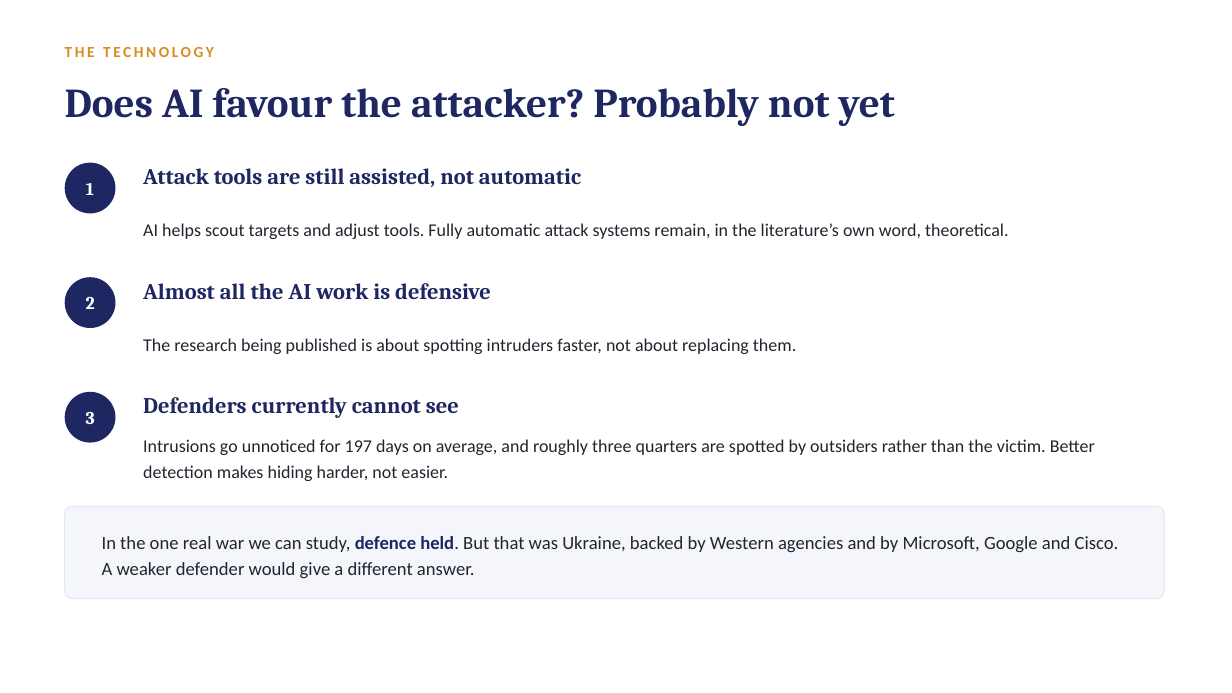
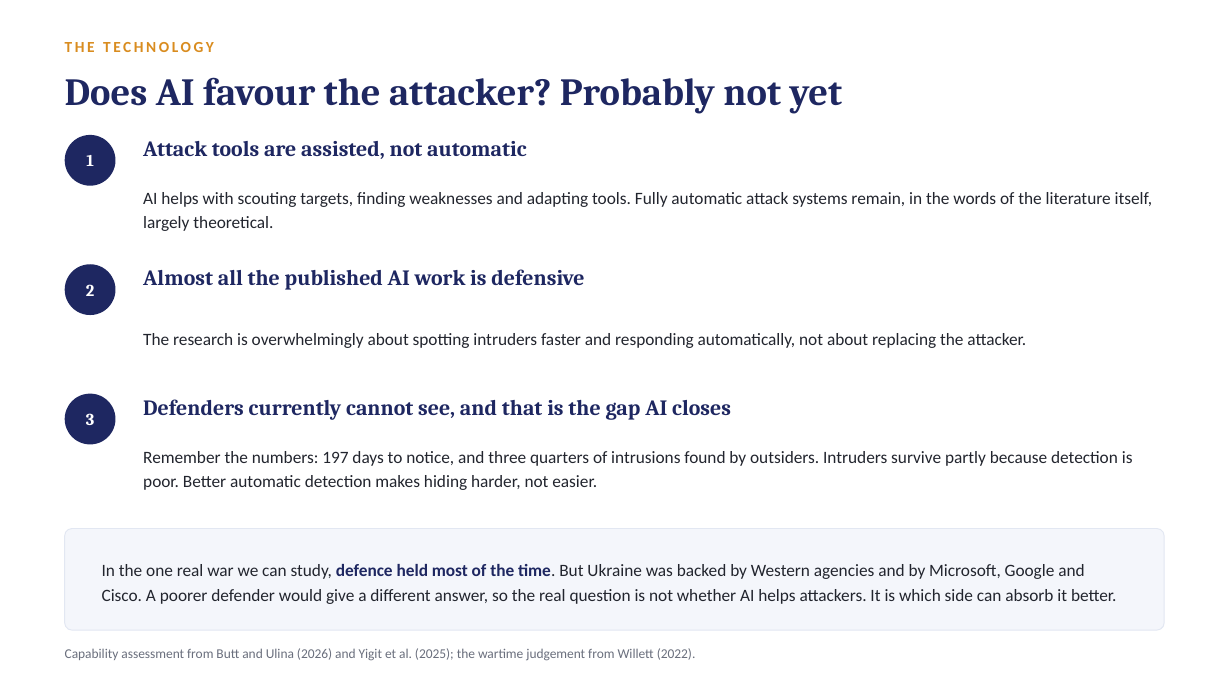
Before and after one commit to s9765fzsv8-cmyk/Claude, a slide deck: slide 9 of deck/price-of-patience.pptx (slide 7 before the commit). Drawn at 1232x693 pixels with LibreOffice and Linux fonts; fonts in the diff are those of the drawing. Boxes give left, top, right and bottom in pixels: in the first picture for what was removed or moved away, otherwise in the second. Text is boxed around its words. In the diff, an @@ line names an element or a change of style, - is before the commit and + after.

```diff
--- a/deck/price-of-patience.pptx
+++ b/deck/price-of-patience.pptx
@@ text "THE TECHNOLOGY": place and size @@
-text "THE TECHNOLOGY" at [65, 47, 214, 57]
+text "THE TECHNOLOGY" at [65, 42, 214, 52]
@@ text "Does AI favour the attacker? ..." at [65, 77, 843, 114]: size 32 to 30 pt @@
@@ size 14 to 13 pt in 3 elements at [86, 413, 94, 425], [86, 284, 94, 296], [86, 155, 94, 166] @@
@@ text "1": place and size @@
-text "1" at [86, 183, 94, 195]
+text "1" at [86, 155, 94, 166]
@@ ellipse: place and size @@
-ellipse at [65, 163, 116, 213]
+ellipse at [65, 135, 116, 186]
@@ text at [143, 141, 526, 159]: text changed; size 17.5 to 17 pt @@
-Attack tools are still assisted, not automatic
+Attack tools are assisted, not automatic
@@ text at [143, 192, 1153, 231]: text changed; size 14 to 13.5 pt @@
-AI helps scout targets and adjust tools. Fully automatic attack systems remain, in the literature’s own word, theoretical.
+AI helps with scouting targets, finding weaknesses and adapting tools. Fully automatic attack systems remain, in the words of the literature itself, largely theoretical.
@@ text "2": place and size @@
-text "2" at [86, 297, 95, 309]
+text "2" at [86, 284, 94, 296]
@@ ellipse: place and size @@
-ellipse at [65, 277, 116, 328]
+ellipse at [65, 264, 116, 315]
@@ text at [143, 269, 584, 290]: text changed; size 17.5 to 17 pt @@
-Almost all the AI work is defensive
+Almost all the published AI work is defensive
@@ text at [143, 333, 1026, 348]: text changed; size 14 to 13.5 pt @@
-The research being published is about spotting intruders faster, not about replacing them.
+The research is overwhelmingly about spotting intruders faster and responding automatically, not about replacing the attacker.
@@ text at [143, 399, 731, 420]: text changed; size 17.5 to 17 pt @@
-Defenders currently cannot see
+Defenders currently cannot see, and that is the gap AI closes
@@ text at [143, 451, 1133, 490]: text changed; size 14 to 13.5 pt @@
-Intrusions go unnoticed for 197 days on average, and roughly three quarters are spotted by outsiders rather than the victim. Better detection makes hiding harder, not easier.
+Remember the numbers: 197 days to notice, and three quarters of intrusions found by outsiders. Intruders survive partly because detection is poor. Better automatic detection makes hiding harder, not easier.
@@ rounded rectangle: place and size @@
-rounded rectangle at [65, 506, 1165, 599]
+rounded rectangle at [65, 529, 1165, 630]
@@ rounded rectangle at [65, 529, 1165, 630]: proportions changed @@
@@ text at [102, 564, 1117, 604]: text changed; size 14.5 to 13.5 pt @@
-In the one real war we can study, defence held. But that was Ukraine, backed by Western agencies and by Microsoft, Google and Cisco. A weaker defender would give a different answer.
+In the one real war we can study, defence held most of the time. But Ukraine was backed by Western agencies and by Microsoft, Google and Cisco. A poorer defender would give a different answer, so the real question is not whether AI helps attackers. It is which side can absorb it better.
@@ text added at [65, 648, 696, 661], 10.5 pt, text #6A6F7D @@
+Capability assessment from Butt and Ulina (2026) and Yigit et al. (2025); the wartime judgement from Willett (2022).
```
Also in this commit, not shown: 8 other slides changed, 3 slides added, 1 slide removed, 1 other file.
